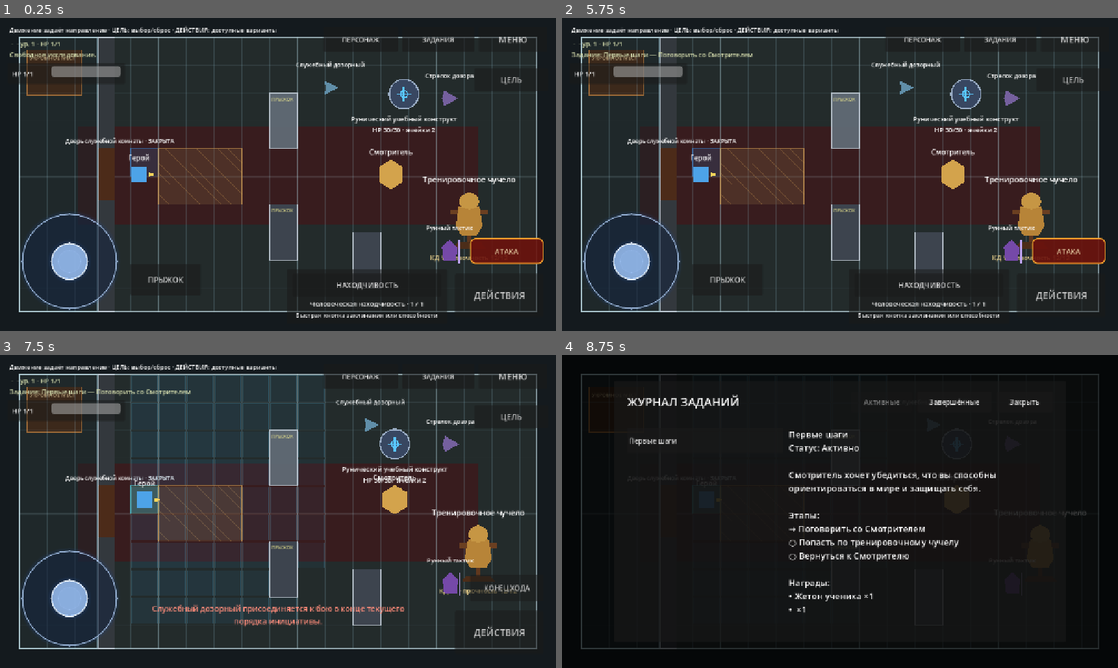
Above: before the commit, frames 1-4 (two rows, left to right).
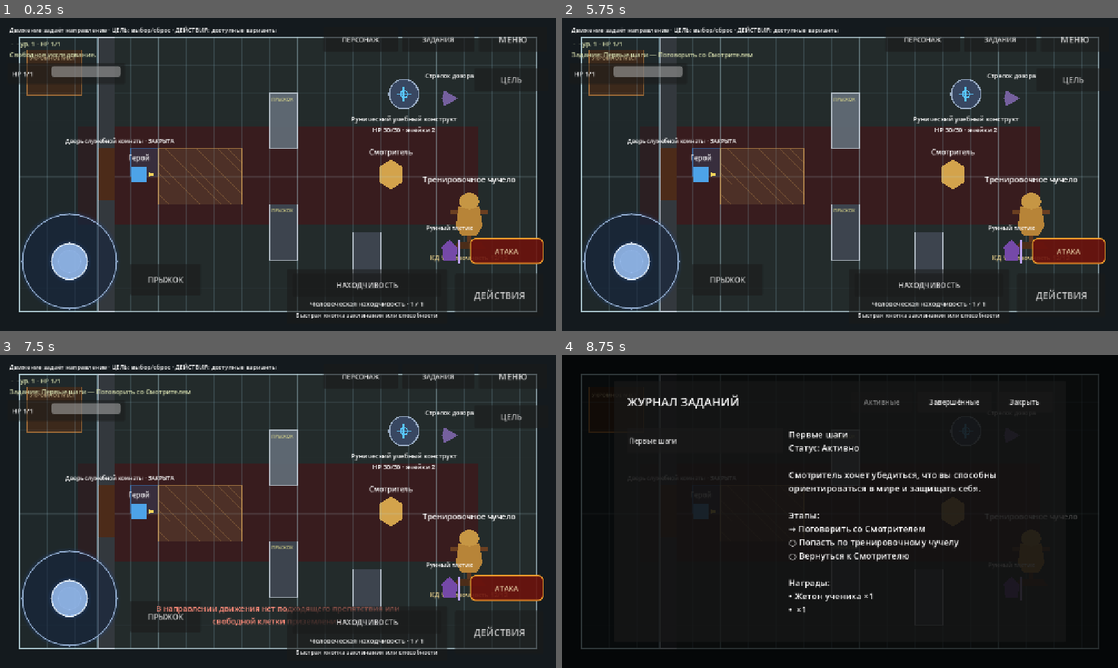
Above: after the commit, the same moments.

Repository: eretenkodaniil16-rgb/rpg-project
Game: Godot game, scene res://scenes/game/game.tscn
Same seed, same stepped clock (60 frames per second), same inputs: the game is played once before the commit and once after it. This scene is started directly instead of the project's main scene.
Inputs:
- Up to frame 1 (0.25 s): no input
- Up to frame 2 (5.75 s): click "ДЕЙСТВИЯ" at 0.5 s; click "МЕНЮ" at 1.25 s; click "Новая игра" at 2 s; click "В главное меню" at 2.75 s; click "Новая игра" at 3.5 s; click "В меню" at 4.25 s; click "Продолжить" at 5 s
- Up to frame 3 (7.5 s): click "ПРЫЖОК" at 5.75 s; click "ПЕРСОНАЖ" at 6.5 s; click "ЗАКРЫТЬ" at 7.25 s
- Up to frame 4 (8.75 s): click "ЗАДАНИЯ" at 8 s

The runs differ from the first frame. In frame 1, 0.2% of the frame differs, in the area x 53-69%, y 13-52%; in frame 2, 0.2%; in frame 3, 8.7%, in the area x 23-98%, y 6-96%; in frame 4, less than 0.1%.
Error after the commit: Parse Error: Function "_update_alert_visuals()" not found in base self. (res://scripts/game/npc_stealth.gd:21)

Commit message:
fix: подключить тактический отряд к тревоге смотрителя и дозорного

Diff:
--- a/scripts/game/npc_stealth.gd
+++ b/scripts/game/npc_stealth.gd
@@ -1,5 +1,7 @@
 class_name StealthCombatNpc
 extends "res://scripts/game/npc_body_runtime.gd"
+
+const TACTICAL_SQUAD_TRIGGER_ACTOR_IDS: Array[String] = ["caretaker", "service_guard"]
 
 @export var actor_id: String = "caretaker"
 @export var default_facing_direction: Vector2 = Vector2.LEFT
@@ -128,6 +130,8 @@
 
 
 func enter_combat_hostile() -> void:
+	if actor_id in TACTICAL_SQUAD_TRIGGER_ACTOR_IDS:
+		get_tree().call_group("stealth_world", "activate_tactical_training_squad")
 	super.enter_combat_hostile()
 	detection_state = StealthAlertSystem.STATE_COMBAT
 	suspicion = StealthAlertSystem.SUSPICION_ALERTED
@@ -177,10 +181,3 @@
 	_alert_label.z_index = 8
 	_alert_label.hide()
 	add_child(_alert_label)
-
-
-func _update_alert_visuals() -> void:
-	# Точное или текстовое состояние NPC раскрывается только через контекстное действие игрока.
-	if _alert_label != null:
-		_alert_label.text = ""
-		_alert_label.hide()
